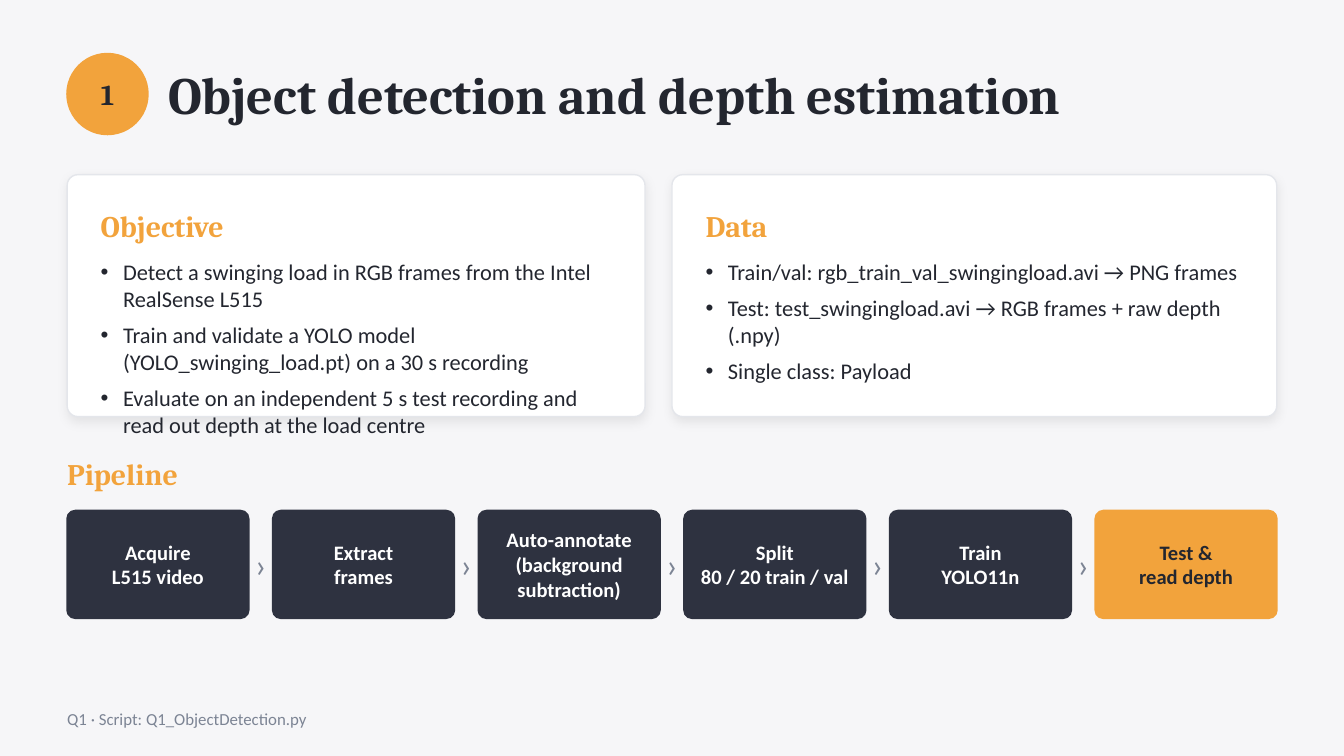
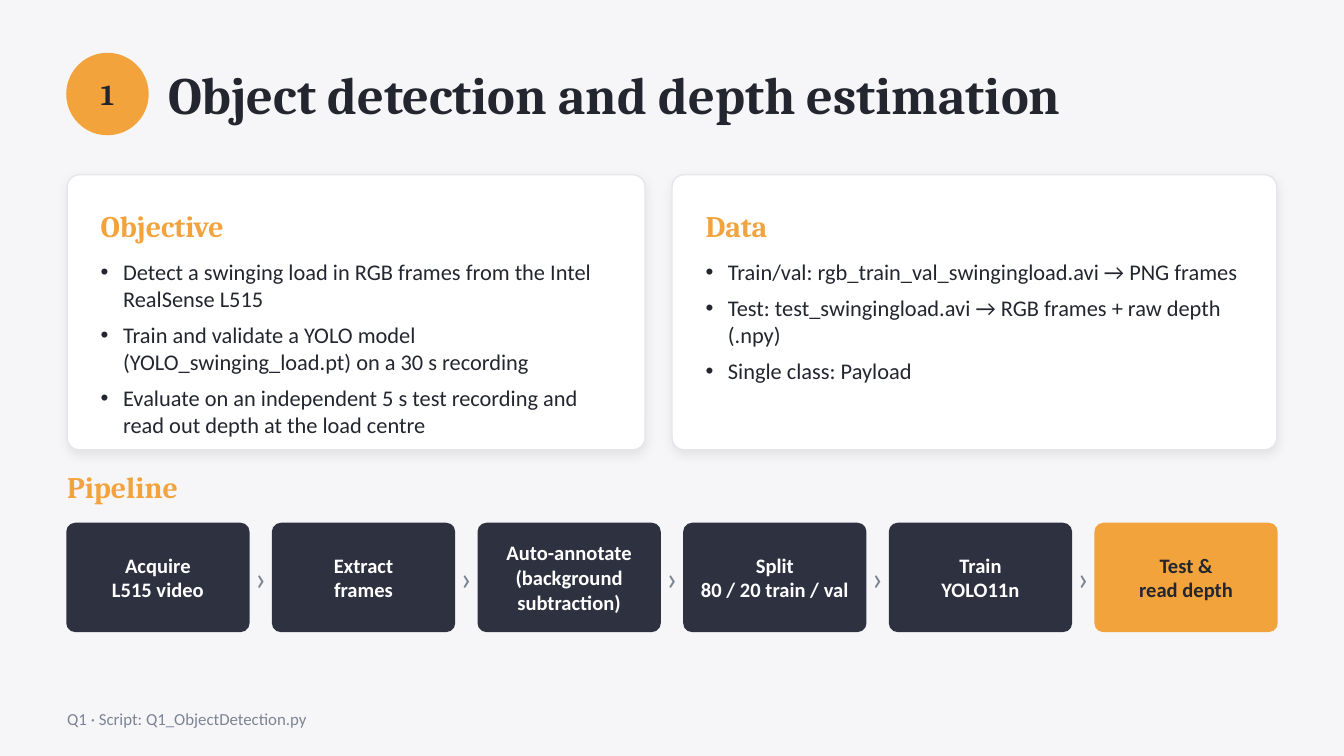
Before and after one commit to AreGundersen/MAS512, a slide deck: slide 3 of Assignment 1/MAS512_assignment1_gr5.pptx. Drawn at 1344x756 pixels with LibreOffice and Linux fonts; fonts in the diff are those of the drawing. Boxes give left, top, right and bottom in pixels: in the first picture for what was removed or moved away, otherwise in the second. Text is boxed around its words. In the diff, an @@ line names an element or a change of style, - is before the commit and + after.

```diff
--- a/Assignment 1/MAS512_assignment1_gr5.pptx
+++ b/Assignment 1/MAS512_assignment1_gr5.pptx
@@ rounded rectangle resized from (x1=67, y1=175, x2=645, y2=417) to (x1=67, y1=175, x2=645, y2=450) @@
@@ rounded rectangle resized from (x1=672, y1=175, x2=1277, y2=417) to (x1=672, y1=175, x2=1277, y2=450) @@
@@ 12 texts, 6 rounded rectangles moved together from (x1=67, y1=464, x2=1277, y2=618) to (x1=67, y1=477, x2=1277, y2=632) @@
```
Also in this commit, not shown: 2 other slides changed.
